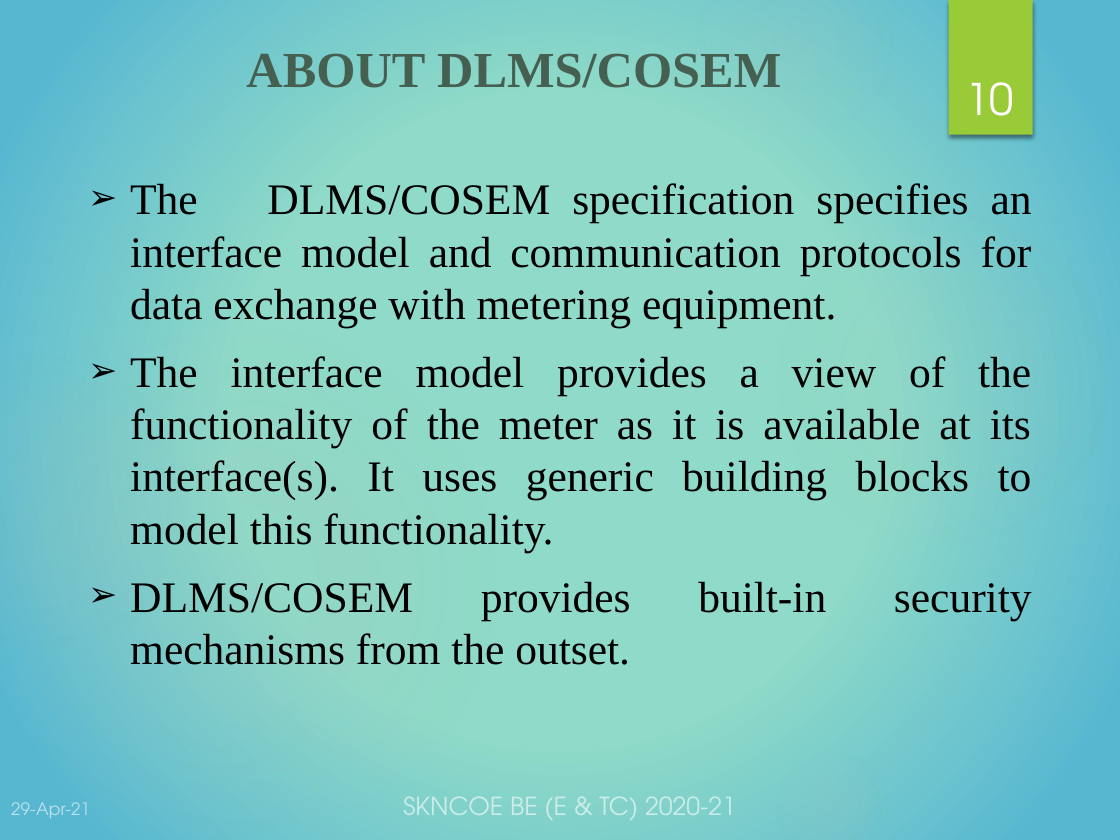
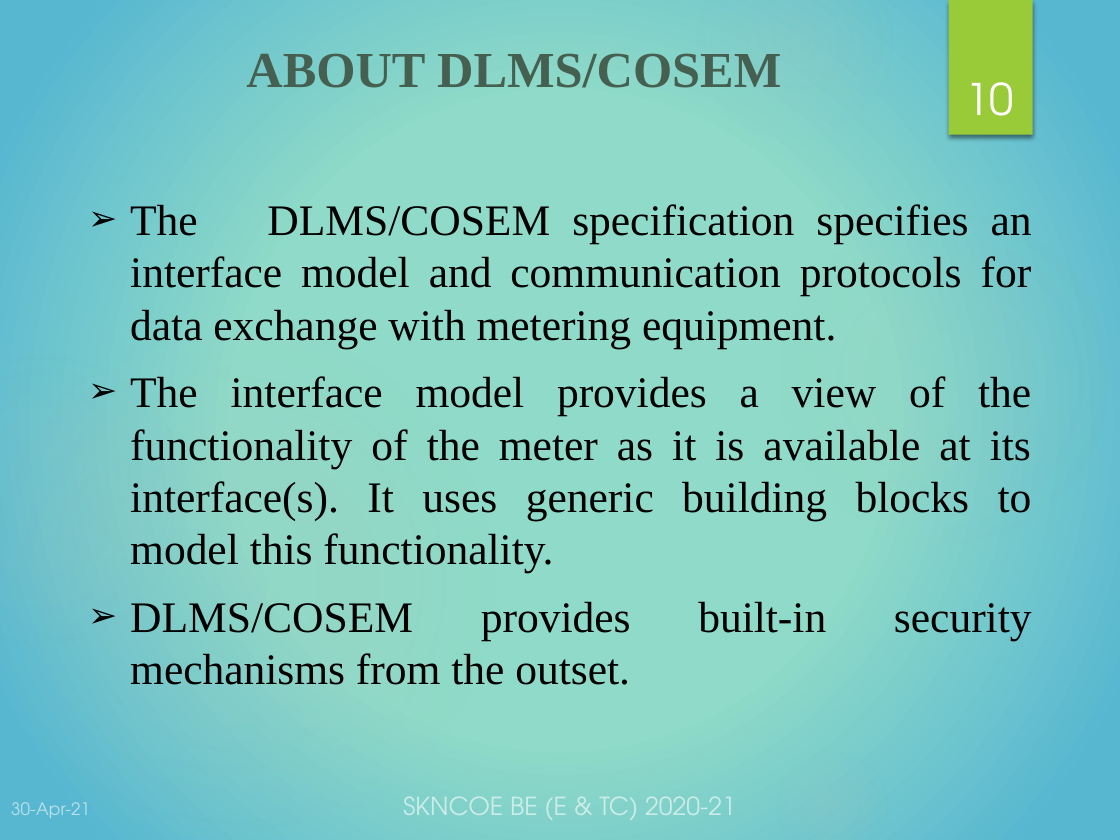
Before and after one commit to WorkWithSoham/Optical_Port_Data_Communication, a slide deck: slide 10 of FINAL OpticalPort-DataCommunication.pptx. Drawn at 1120x840 pixels with LibreOffice and Linux fonts; fonts in the diff are those of the drawing. Boxes give left, top, right and bottom in pixels: in the first picture for what was removed or moved away, otherwise in the second. Text is boxed around its words. In the diff, an @@ line names an element or a change of style, - is before the commit and + after.

```diff
--- a/FINAL OpticalPort-DataCommunication.pptx
+++ b/FINAL OpticalPort-DataCommunication.pptx
@@ text "The DLMS/COSEM specification specifies an ...": place and size @@
-text "The DLMS/COSEM specification specifies an ..." at bbox=[130, 183, 1032, 665]
+text "The DLMS/COSEM specification specifies an ..." at bbox=[130, 204, 1032, 685]
@@ text at bbox=[11, 802, 90, 818]: text changed @@
-29-Apr-21
+30-Apr-21
```
Also in this commit, not shown: 29 other slides changed.
